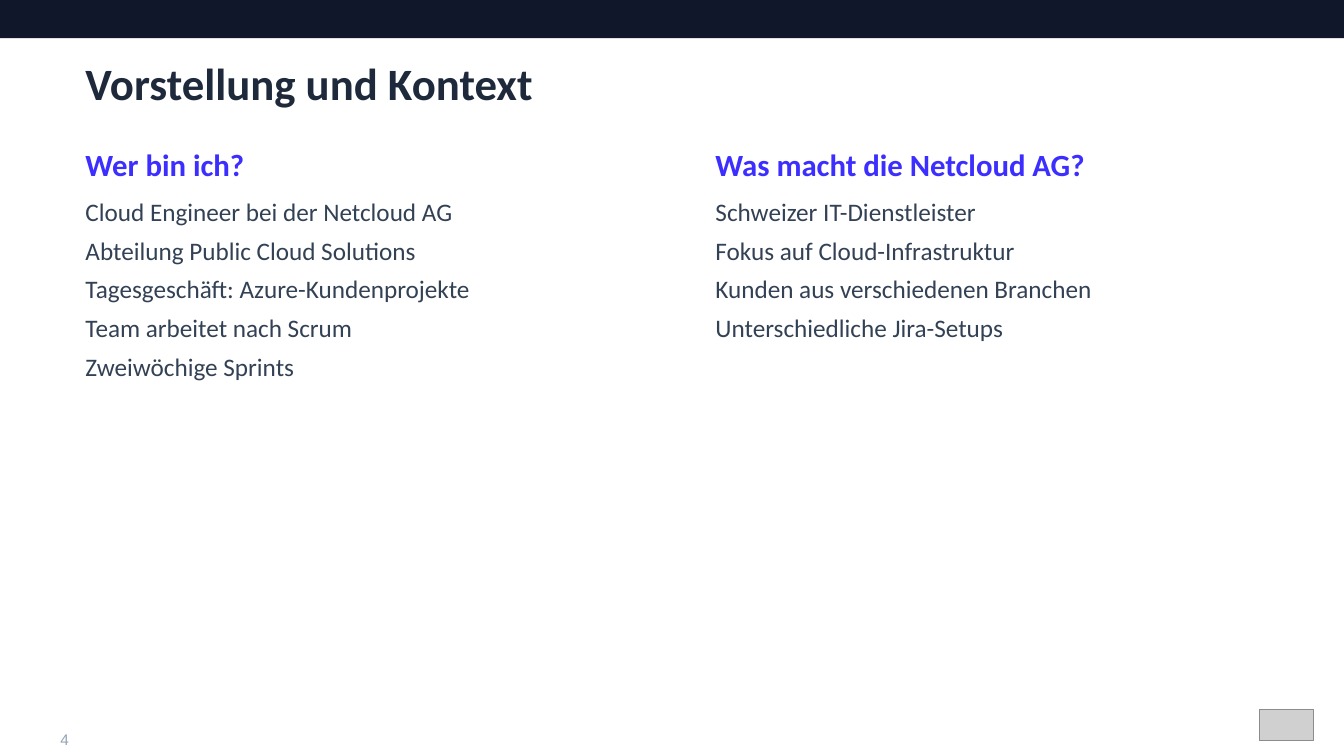
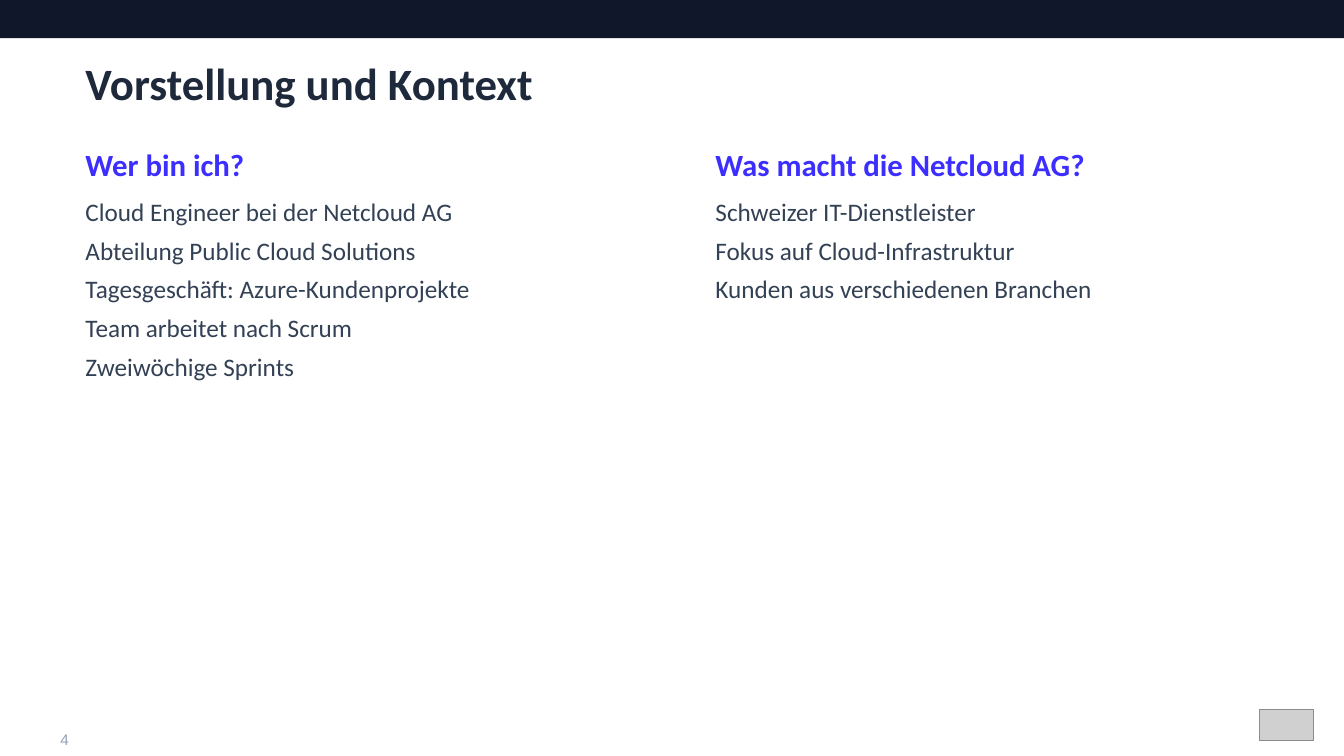
Before and after one commit to Timohone/sprintify, a slide deck: slide 4 of docs/Sprintify_Praesentation_final.pptx. Drawn at 1344x756 pixels with LibreOffice and Linux fonts; fonts in the diff are those of the drawing; grey boxes stand for pictures. Boxes give left, top, right and bottom in pixels: in the first picture for what was removed or moved away, otherwise in the second. Text is boxed around its words. In the diff, an @@ line names an element or a change of style, - is before the commit and + after.

```diff
--- a/docs/Sprintify_Praesentation_final.pptx
+++ b/docs/Sprintify_Praesentation_final.pptx
@@ text at (715, 319, 1003, 341): paragraph removed @@
-Unterschiedliche Jira-Setups
```
Also in this commit, not shown: 12 other slides changed.
